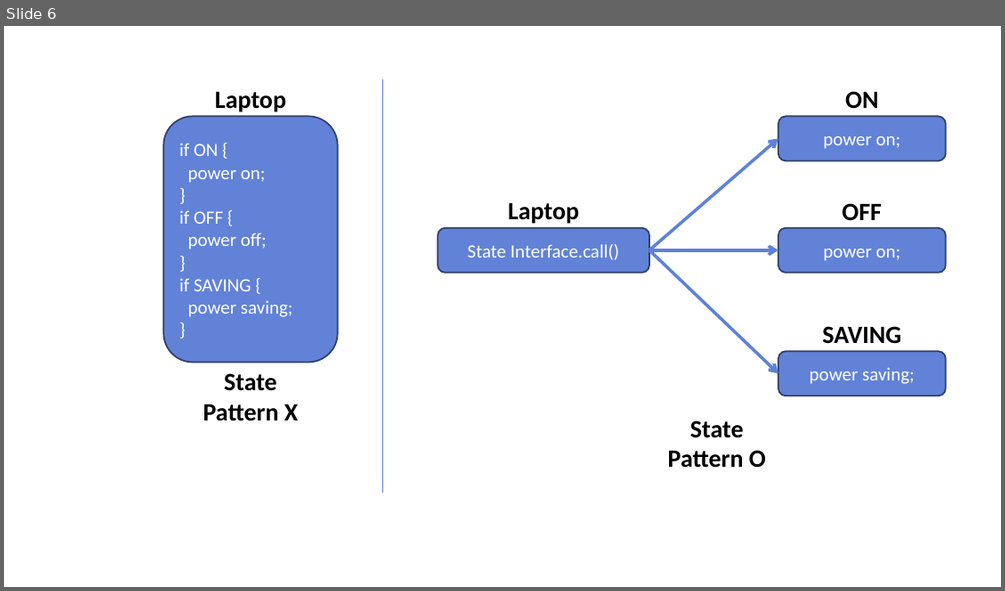
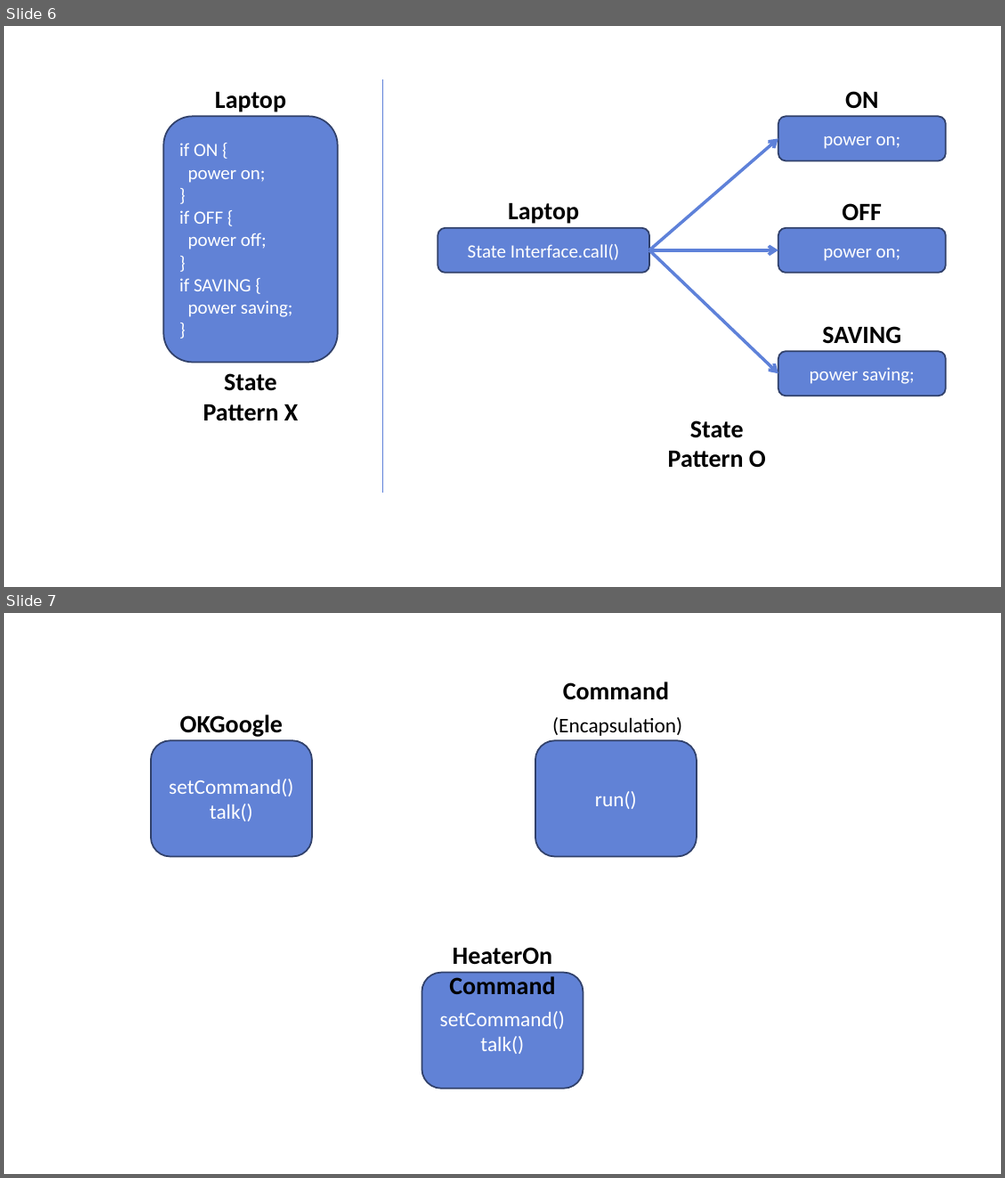
Before and after one commit to Nephelai/nephelai.github.io, a slide deck: etc/images.pptx. Shown one above the other, each under a label of ours: slide 6 before the commit, slides 6 and 7 after it. The pictures are 1005x591 and 1005x1178 pixels, drawn with LibreOffice and Linux fonts; fonts in the diff are those of the drawing. Boxes give left, top, right and bottom in pixels: in the first picture for what was removed or moved away, otherwise in the second. Text is boxed around its words. In the diff, an @@ line names an element or a change of style, - is before the commit and + after.

Commit message:
add image "Command Pattern"

```diff
--- a/etc/images.pptx
+++ b/etc/images.pptx
@@ slide 7 added at box(4, 613, 1001, 1174), background #FFFFFF @@
@@ text added at box(563, 682, 669, 700), 24 pt, text #000000, bold @@
+Command
@@ text added at box(180, 714, 283, 737), 24 pt, text #000000, bold @@
+OKGoogle
@@ text added at box(552, 717, 682, 736), 20 pt, text #000000 @@
+(Encapsulation)
@@ rounded rectangle added at box(151, 741, 312, 857), fill #6182D6, outline #30416A 1.5 pt, 20 pt, text #FFFFFF @@
+setCommand()
+talk()
@@ rounded rectangle added at box(535, 741, 697, 857), fill #6182D6, outline #30416A 1.5 pt, 20 pt, text #FFFFFF @@
+run()
@@ text added at box(441, 935, 563, 1002), 24 pt, text #000000, bold @@
+HeaterOnCommand
@@ rounded rectangle added at box(422, 973, 583, 1088), fill #6182D6, outline #30416A 1.5 pt, 20 pt, text #FFFFFF @@
+setCommand()
+talk()
```
Also in this commit, not shown: 1 other file.
